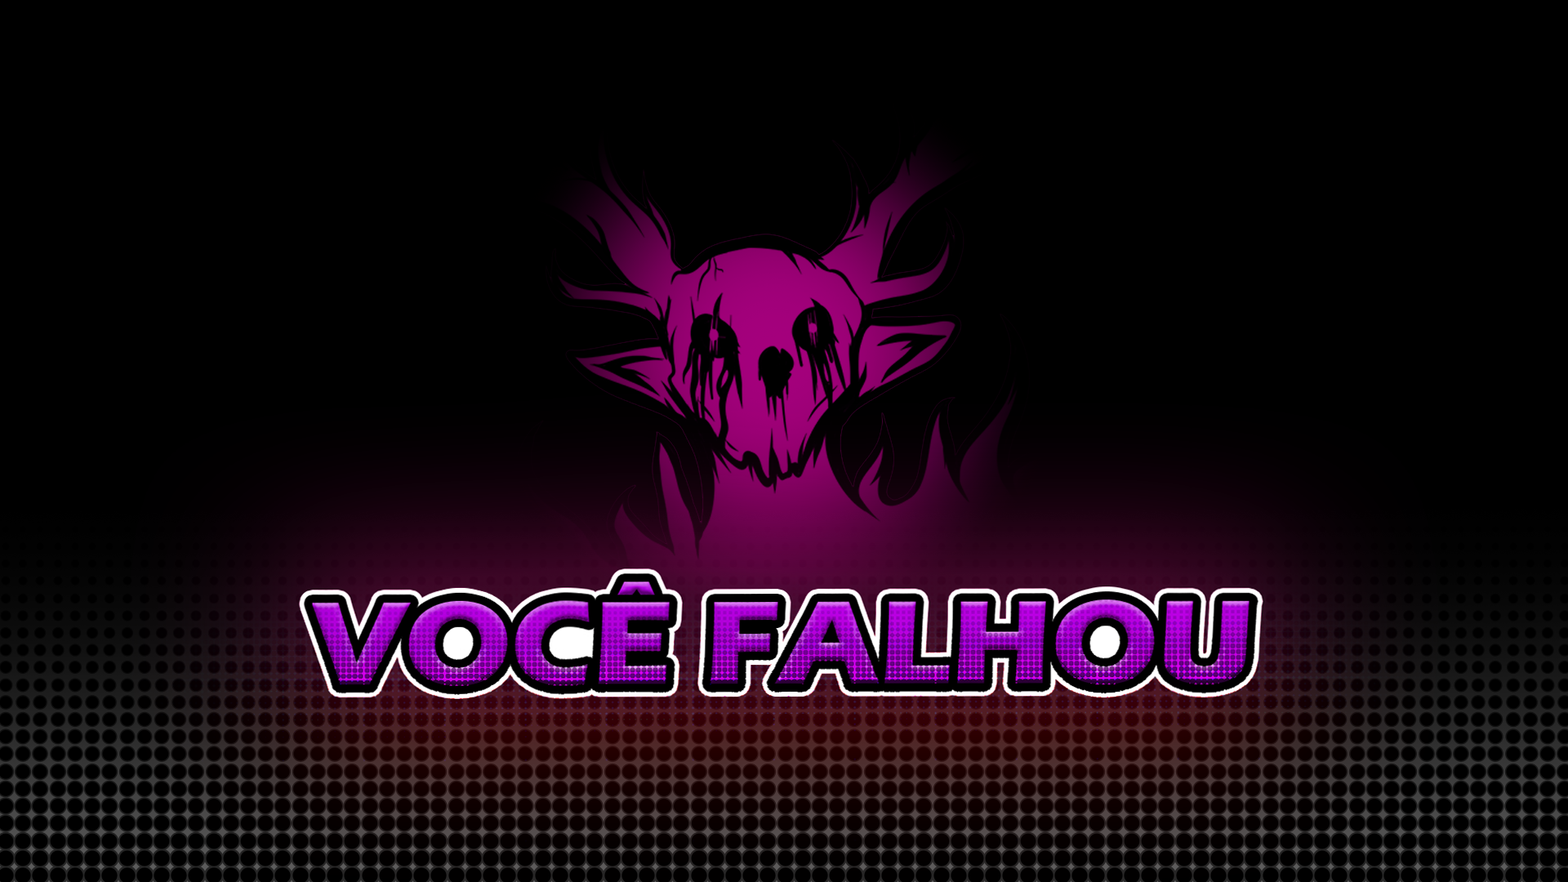
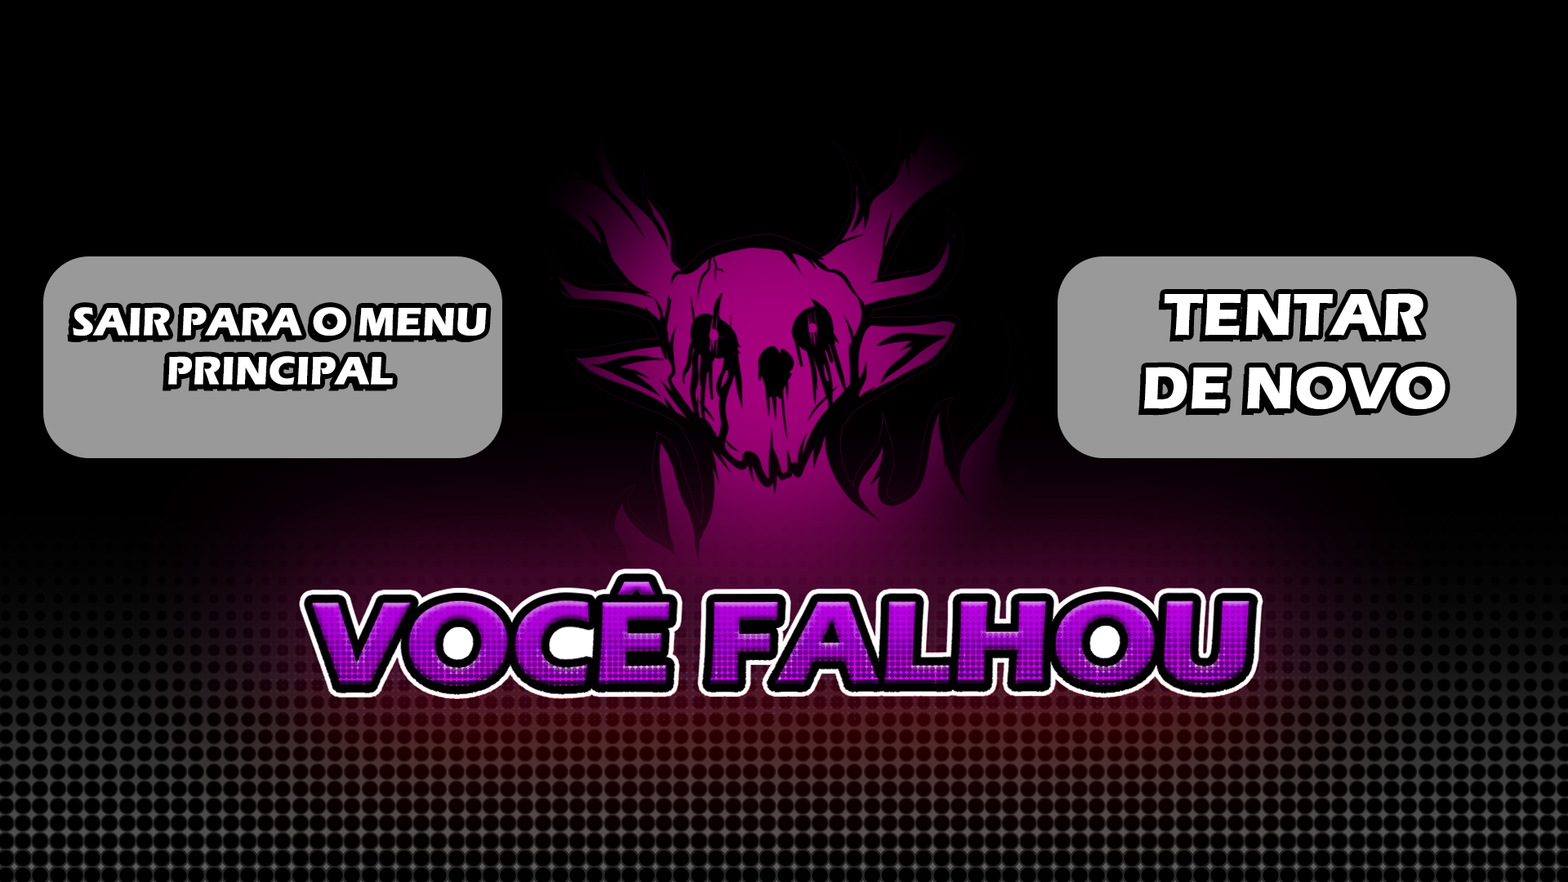
The second 1568x882 image is a revision of the first. Changes to its layers:
added layer "SAIR PARA O MENU PRINCIPAL" (2nd of 2) above "TENTAR DE NOVO" over [43, 256, 503, 459]
added layer "TENTAR DE NOVO" (2nd of 2) above "FIM DE JOGO" over [1057, 256, 1517, 459]